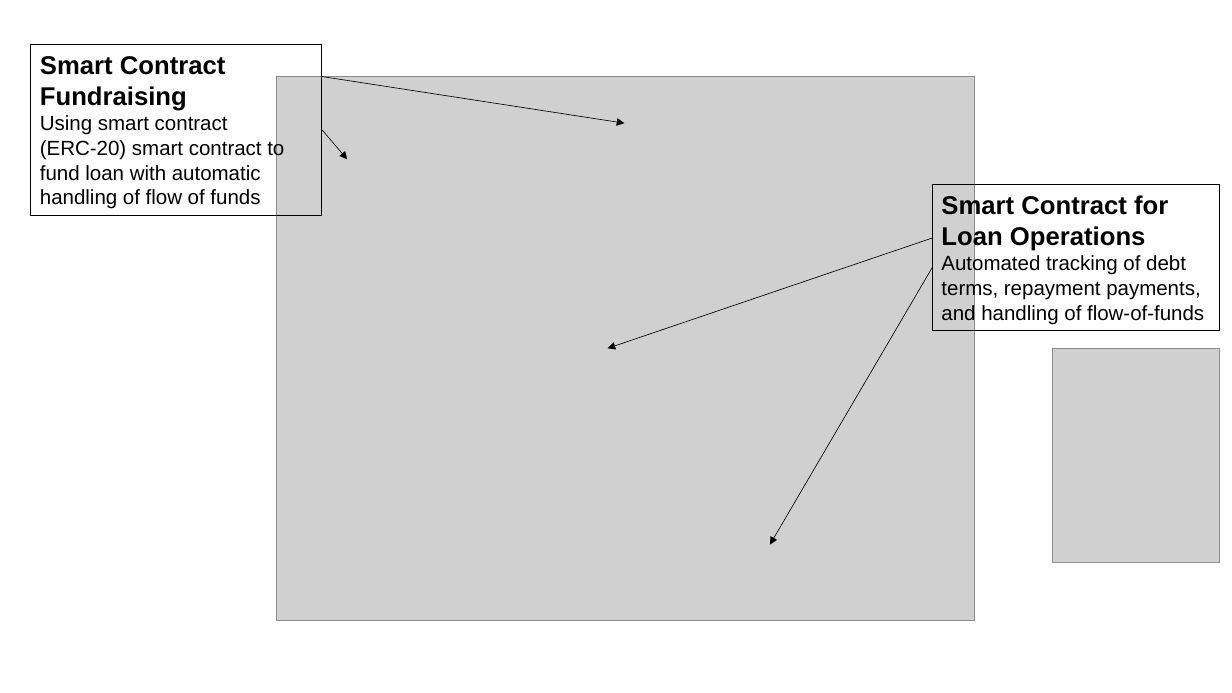
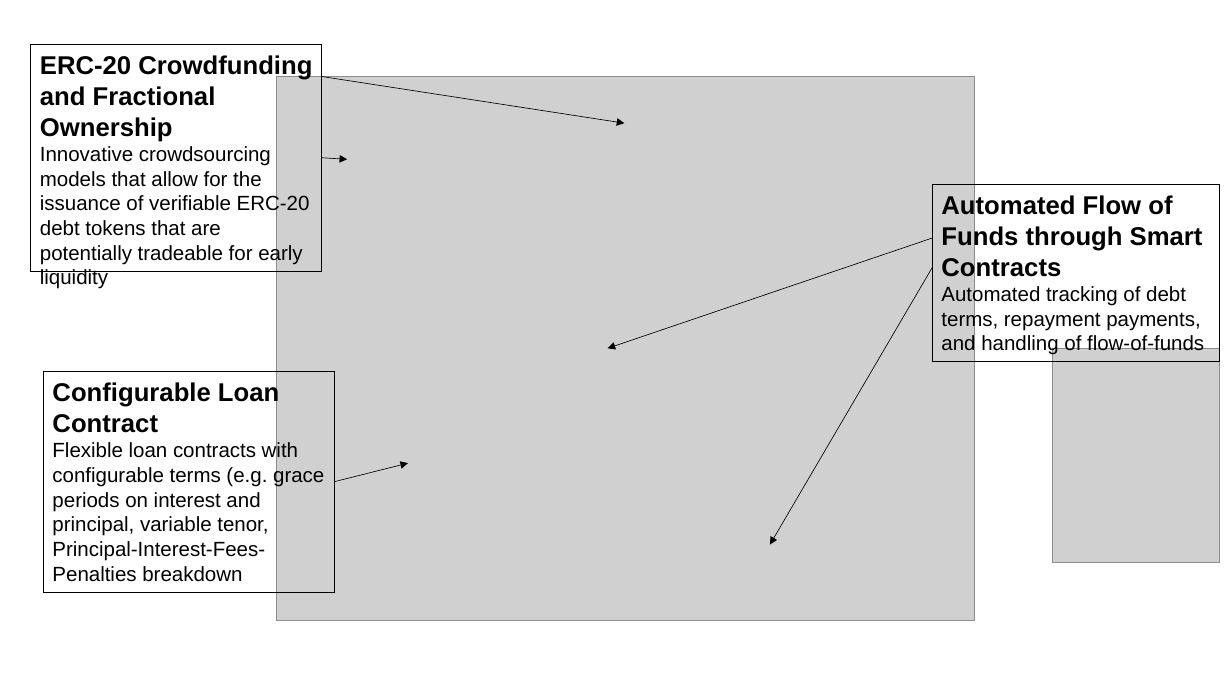
Before and after one commit to enabledao/enable, a slide deck: slide 17 of presentation/presentation.pptx (slide 15 before the commit). Drawn at 1232x693 pixels with LibreOffice and Linux fonts; fonts in the diff are those of the drawing; grey boxes stand for pictures. Boxes give left, top, right and bottom in pixels: in the first picture for what was removed or moved away, otherwise in the second. Text is boxed around its words. In the diff, an @@ line names an element or a change of style, - is before the commit and + after.

```diff
--- a/presentation/presentation.pptx
+++ b/presentation/presentation.pptx
@@ rectangle "ERC-20 Crowdfunding and Fractional Ownership": place and size @@
-rectangle "ERC-20 Crowdfunding and Fractional Ownership" at bbox=[30, 44, 322, 215]
+rectangle "ERC-20 Crowdfunding and Fractional Ownership" at bbox=[30, 44, 322, 272]
@@ text in rectangle at bbox=[40, 55, 312, 265]: text changed @@
-Smart Contract Fundraising
-Using smart contract (ERC-20) smart contract to fund loan with automatic handling of flow of funds
+ERC-20 Crowdfunding and Fractional Ownership
+Innovative crowdsourcing models that allow for the issuance of verifiable ERC-20 debt tokens that are potentially tradeable for early liquidity
@@ arrow moved from (322, 129) - (348, 159) to (322, 158) - (348, 159) @@
@@ rectangle "Automated Flow of Funds through ...": place and size @@
-rectangle "Automated Flow of Funds through ..." at bbox=[933, 184, 1220, 330]
+rectangle "Automated Flow of Funds through ..." at bbox=[933, 184, 1220, 361]
@@ text in rectangle at bbox=[941, 193, 1203, 282]: text changed @@
-Smart Contract for Loan Operations
+Automated Flow of Funds through Smart Contracts
@@ rectangle added at bbox=[43, 372, 335, 592], outline #000000 0.75 pt, 16 pt, text #000000 @@
+Configurable Loan Contract
+Flexible loan contracts with configurable terms (e.g. grace periods on interest and principal, variable tenor, Principal-Interest-Fees-Penalties breakdown
@@ arrow added from (335, 482) to (409, 463), #000000 0.5 pt @@
```
Also in this commit, not shown: 9 other slides changed, 6 slides added, 1 slide removed.
